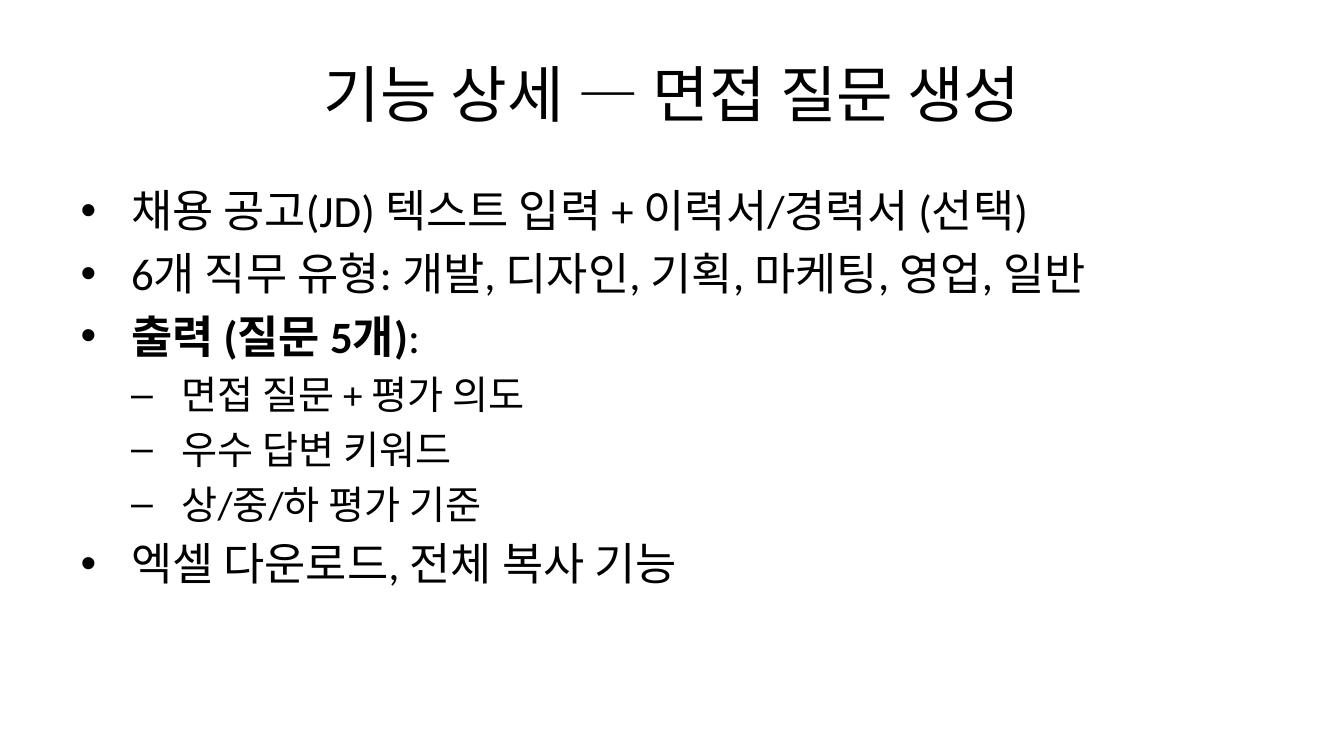
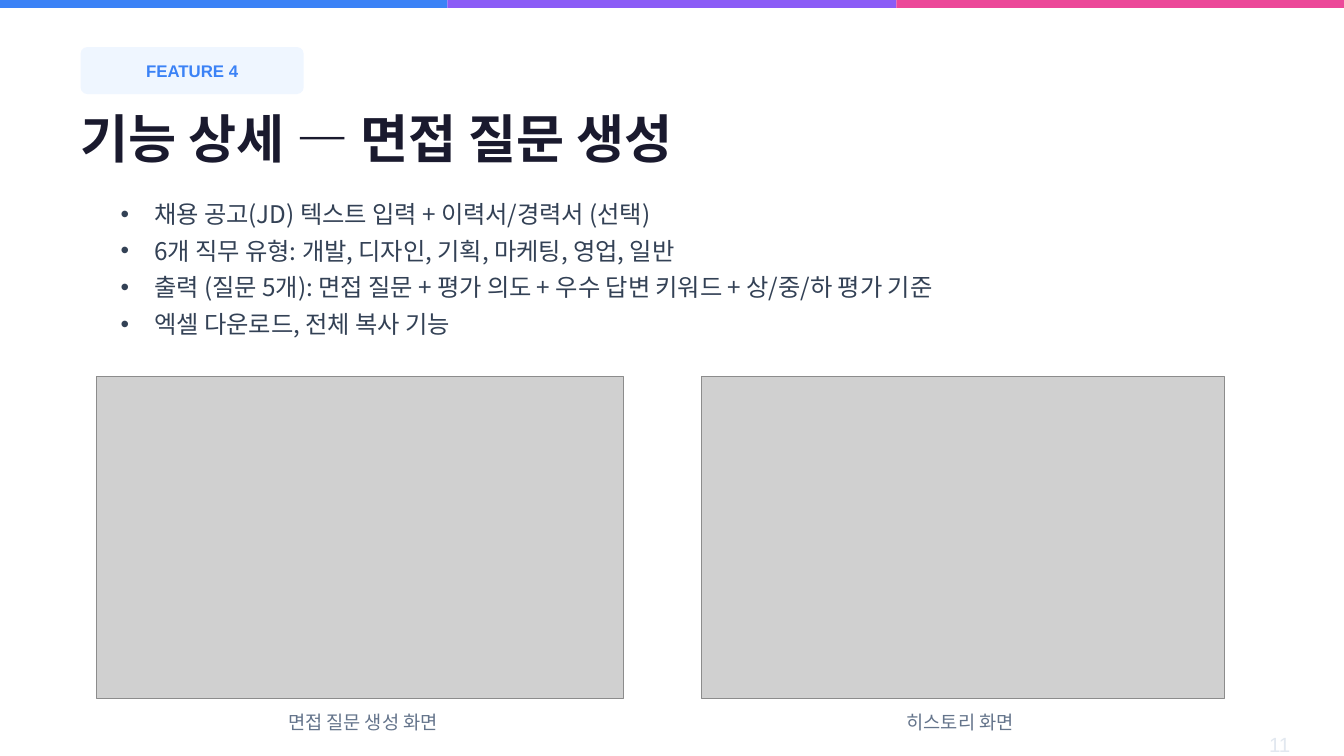
Before and after one commit to shinysky73/ai-worker, a slide deck: slide 11 of docs/REPORT_SLIDES.pptx. Drawn at 1344x756 pixels with LibreOffice and Linux fonts; fonts in the diff are those of the drawing; grey boxes stand for pictures. Boxes give left, top, right and bottom in pixels: in the first picture for what was removed or moved away, otherwise in the second. Text is boxed around its words. In the diff, an @@ line names an element or a change of style, - is before the commit and + after.

```diff
--- a/docs/REPORT_SLIDES.pptx
+++ b/docs/REPORT_SLIDES.pptx
@@ rectangle added at (0,0,448,8), fill #3B82F6 @@
@@ rectangle added at (448,0,896,8), fill #8B5CF6 @@
@@ rectangle added at (896,0,1344,8), fill #EC4899 @@
@@ rounded rectangle added at (81,47,304,94), fill #EFF6FF @@
@@ text added at (146,65,238,77), 9 pt, text #3B82F6, bold @@
+FEATURE 4
@@ text "기능 상세 — 면접 질문 ...": place and size @@
-text "기능 상세 — 면접 질문 ..." at (323,66,1020,122)
+text "기능 상세 — 면접 질문 ..." at (81,114,672,163)
@@ text "기능 상세 — 면접 질문 ..." at (81,114,672,163): size 33 to 28 pt, font Calibri to Noto Sans CJK KR, text colour #000000 to #1A1A2E, bold on; alignment centre to left @@
@@ text "채용 공고(JD) 텍스트 입력 + ...": place and size @@
-text "채용 공고(JD) 텍스트 입력 + ..." at (131,190,1085,586)
+text "채용 공고(JD) 텍스트 입력 + ..." at (154,203,933,338)
@@ text "채용 공고(JD) 텍스트 입력 + ..." at (154,203,933,338): vertical alignment top to middle @@
@@ text at (154,203,675,338): size 24 to 13 pt, font Calibri to Noto Sans CJK KR, text colour #000000 to #334155 in "채용 공고(JD) 텍스트 입력 + 이력서/경력서 (선택)", "6개 직무 유형: 개발, 디자인, 기획, 마케팅, ...", "엑셀 다운로드, 전체 복사 기능"; indent changed @@
@@ text at (154,275,933,301): text changed; size 21 to 13 pt; font Calibri to Noto Sans CJK KR; text colour #000000 to #334155 @@
-• 출력 (질문 5개):
-  – 면접 질문 + 평가 의도
-  – 우수 답변 키워드
-  – 상/중/하 평가 기준
+• 출력 (질문 5개): 면접 질문 + 평가 의도 + 우수 답변 키워드 + 상/중/하 평가 기준
@@ picture added at (97,376,624,699) @@
@@ picture added at (702,376,1224,699) @@
@@ text added at (288,713,437,731), 10 pt, text #64748B @@
+면접 질문 생성 화면
@@ text added at (907,713,1013,731), 10 pt, text #64748B @@
+히스토리 화면
```
Also in this commit, not shown: 15 other slides changed, 2 slides added, 1 slide removed, 1 other file.
